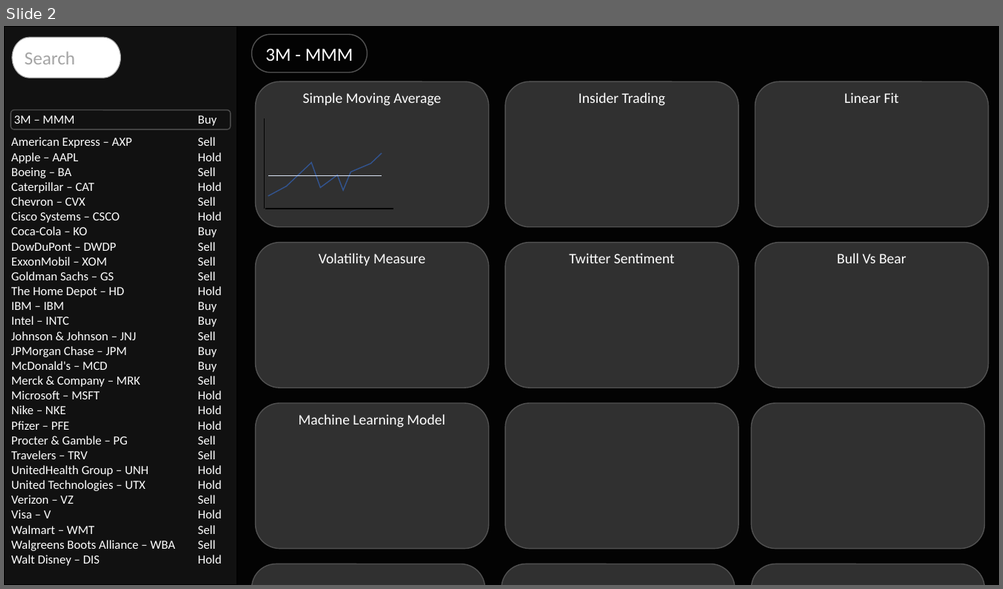
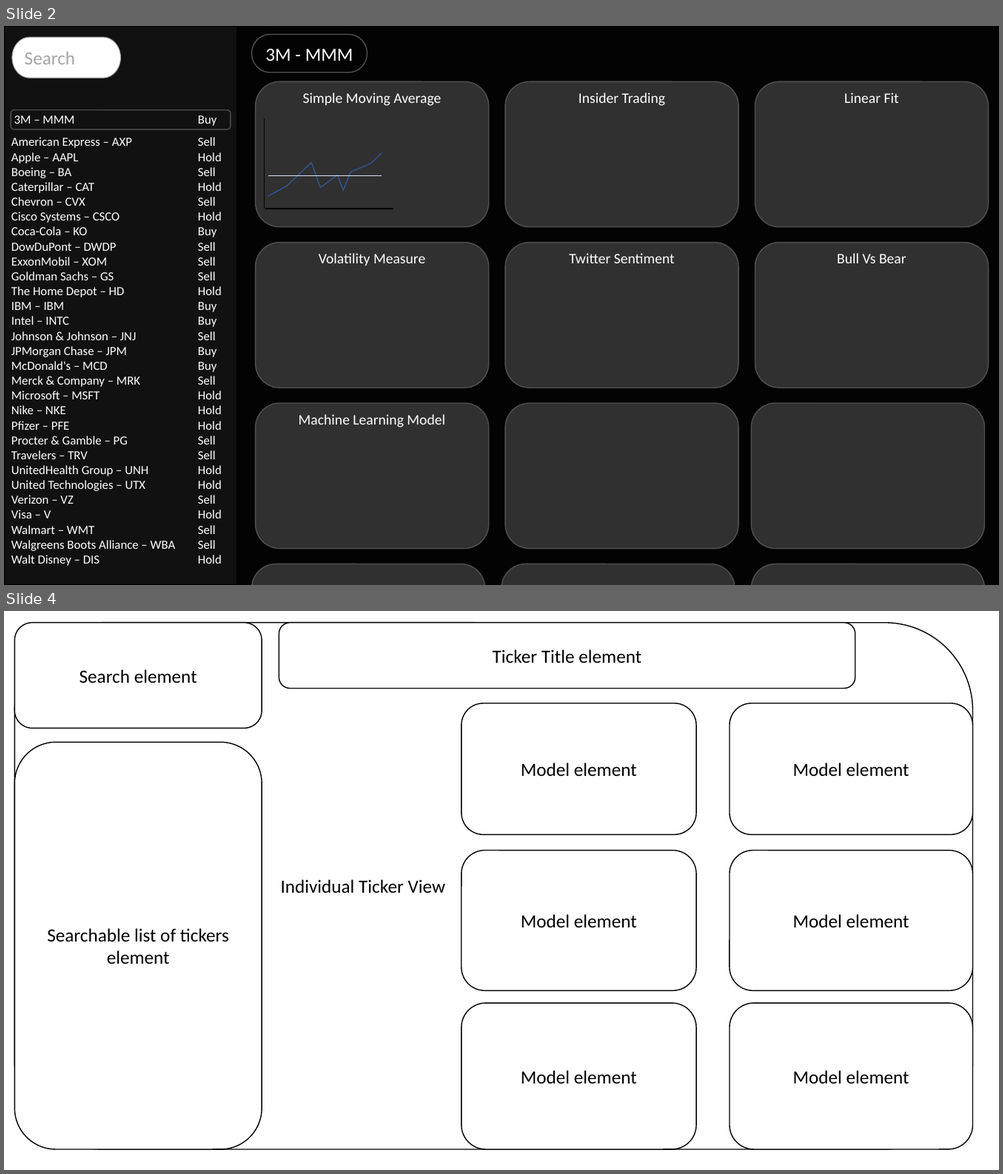
Before and after one commit to chipuha/StockMarket, a slide deck: Visualizer/Mockup.pptx. Shown one above the other, each under a label of ours: slide 2 before the commit, slides 2 and 4 after it; the slides between them are not shown. The pictures are 1003x589 and 1003x1174 pixels, drawn with LibreOffice and Linux fonts; fonts in the diff are those of the drawing. Boxes give left, top, right and bottom in pixels: in the first picture for what was removed or moved away, otherwise in the second. Text is boxed around its words. In the diff, an @@ line names an element or a change of style, - is before the commit and + after.

Commit message:
added a specific view for the visualizer mockup

```diff
--- a/Visualizer/Mockup.pptx
+++ b/Visualizer/Mockup.pptx
@@ slide 4 added at box(4, 611, 999, 1170), background #FFFFFF @@
@@ rounded rectangle added at box(14, 623, 973, 1150), fill #FFFFFF, outline #000000 1 pt, 18 pt, text #000000 @@
+Individual Ticker View
@@ rounded rectangle added at box(14, 623, 262, 729), fill #FFFFFF, outline #000000 1 pt, 18 pt, text #000000 @@
+Search element
@@ rounded rectangle added at box(279, 623, 855, 689), fill #FFFFFF, outline #000000 1 pt, 18 pt, text #000000 @@
+Ticker Title element
@@ rounded rectangle added at box(461, 703, 697, 834), fill #FFFFFF, outline #000000 1 pt, 18 pt, text #000000 @@
+Model element
@@ rounded rectangle added at box(729, 703, 973, 834), fill #FFFFFF, outline #000000 1 pt, 18 pt, text #000000 @@
+Model element
@@ rounded rectangle added at box(14, 742, 262, 1150), fill #FFFFFF, outline #000000 1 pt, 18 pt, text #000000 @@
+Searchable list of tickers element
@@ rounded rectangle added at box(461, 851, 697, 991), fill #FFFFFF, outline #000000 1 pt, 18 pt, text #000000 @@
+Model element
@@ rounded rectangle added at box(729, 851, 973, 991), fill #FFFFFF, outline #000000 1 pt, 18 pt, text #000000 @@
+Model element
@@ rounded rectangle added at box(461, 1003, 697, 1150), fill #FFFFFF, outline #000000 1 pt, 18 pt, text #000000 @@
+Model element
@@ rounded rectangle added at box(729, 1003, 973, 1150), fill #FFFFFF, outline #000000 1 pt, 18 pt, text #000000 @@
+Model element
```
Also in this commit, not shown: 1 other slide added.
